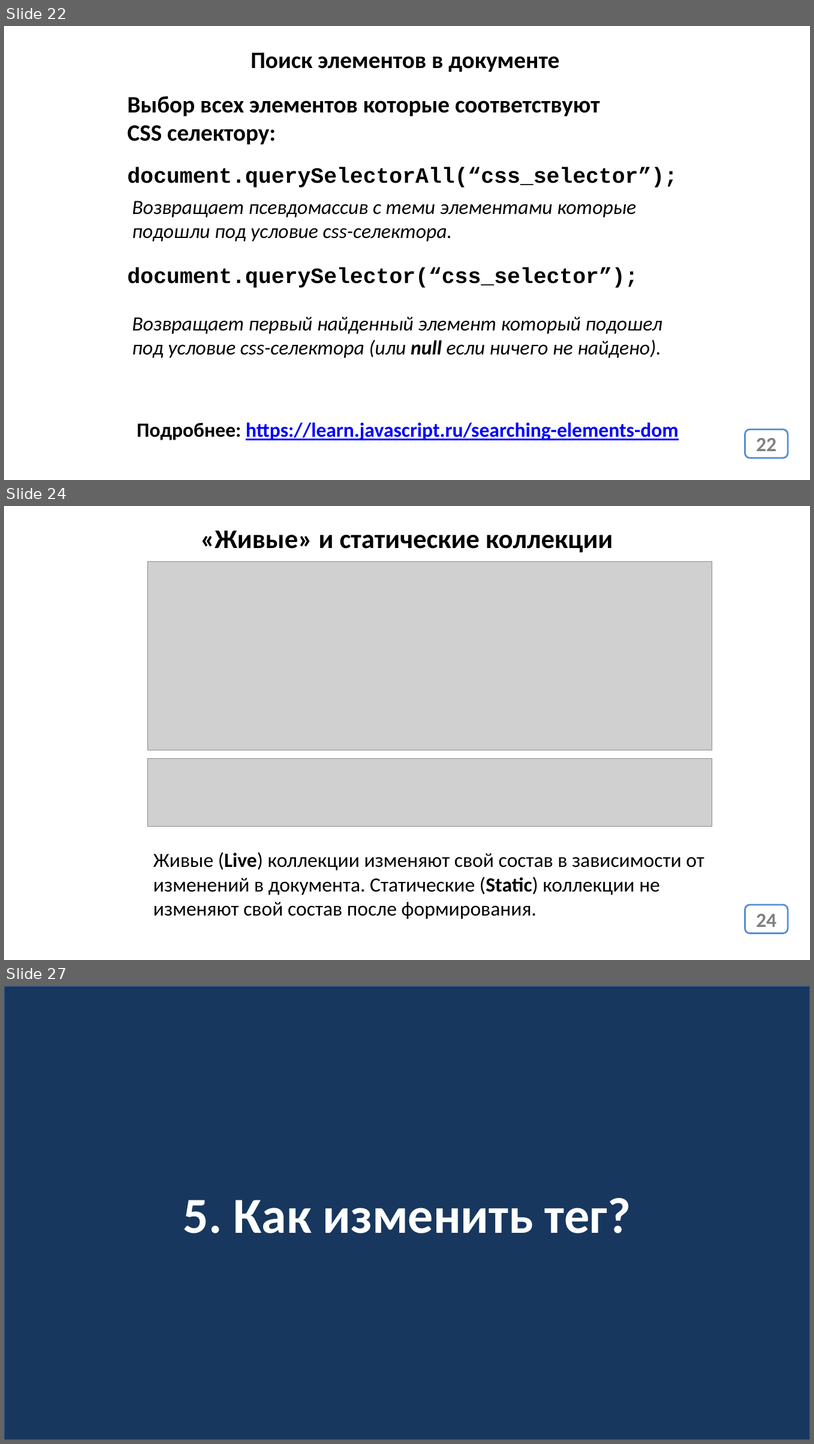
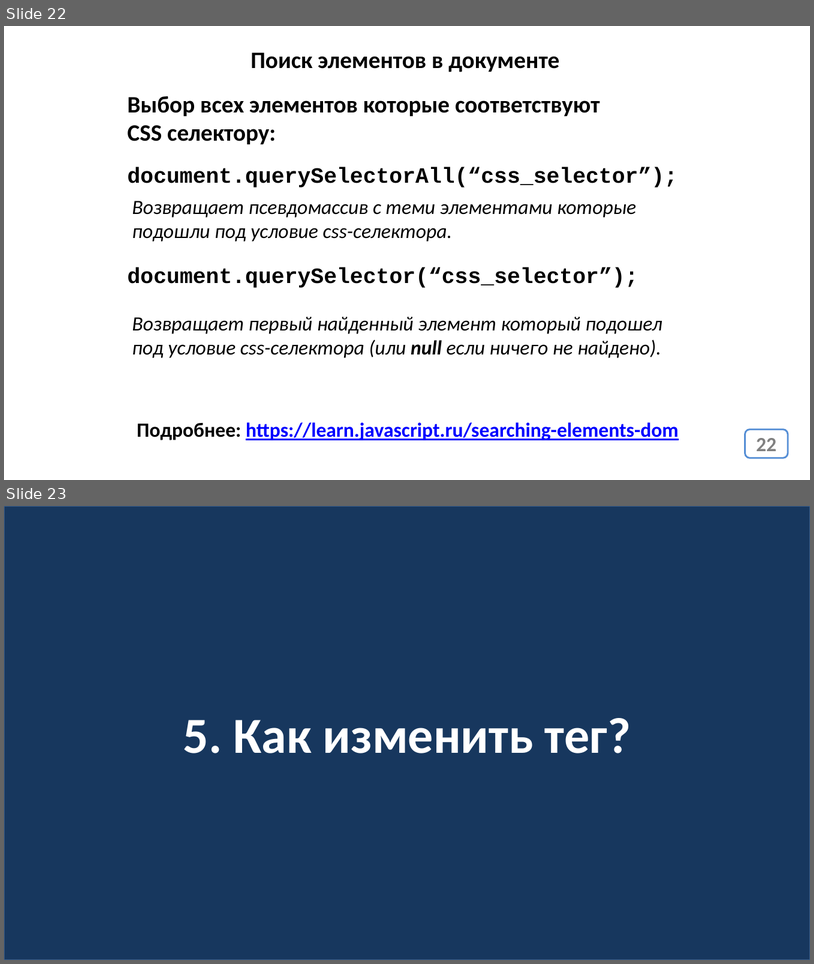
Before and after one commit to js-13-ort-dnipro/lesson04, a slide deck: lesson04.pptx. Shown one above the other, each under a label of ours: slides 22, 24 and 27 before the commit, slides 22 and 23 after it; the slides between them are not shown. The pictures are 814x1444 and 814x964 pixels, drawn with LibreOffice and Linux fonts; fonts in the diff are those of the drawing; grey boxes stand for pictures. Boxes give left, top, right and bottom in pixels: in the first picture for what was removed or moved away, otherwise in the second. Text is boxed around its words. In the diff, an @@ line names an element or a change of style, - is before the commit and + after.

```diff
--- a/lesson04.pptx
+++ b/lesson04.pptx
@@ slide 24 removed at [4,506,810,960], background #FFFFFF @@
@@ text removed at [201,531,613,553] @@
-«Живые» и статические коллекции
@@ picture removed at [147,562,713,750] @@
@@ picture removed at [147,758,713,826] @@
@@ text removed at [153,852,705,919] @@
-Живые (Live) коллекции изменяют свой состав в зависимости от изменений в документа. Статические (Static) коллекции не изменяют свой состав после формирования.
@@ page number removed at [746,904,789,933] @@
-24
@@ what was slide 27 is now slide 23 @@
```
Also in this commit, not shown: 3 other slides removed, 1 other file.
